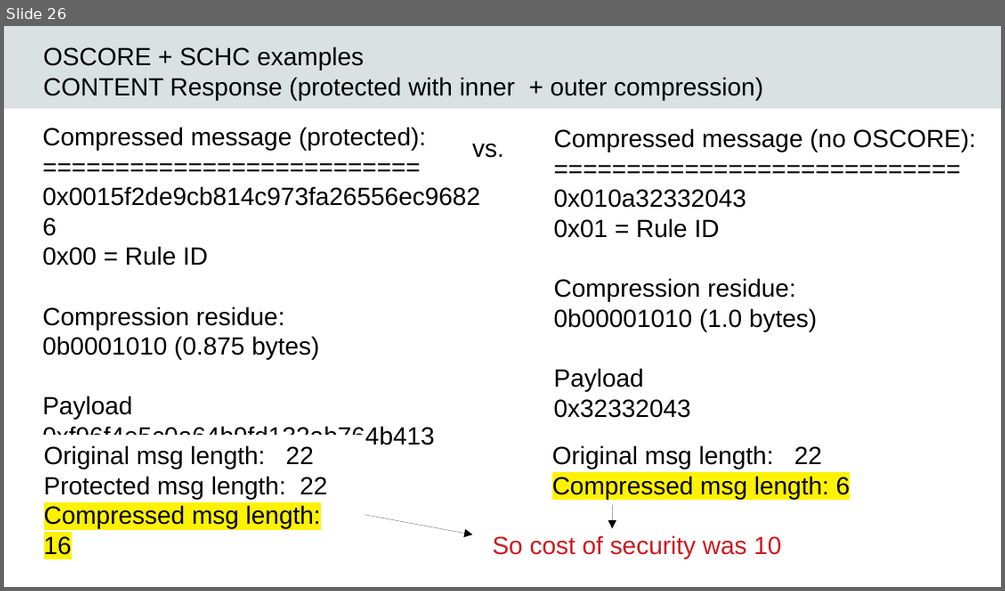
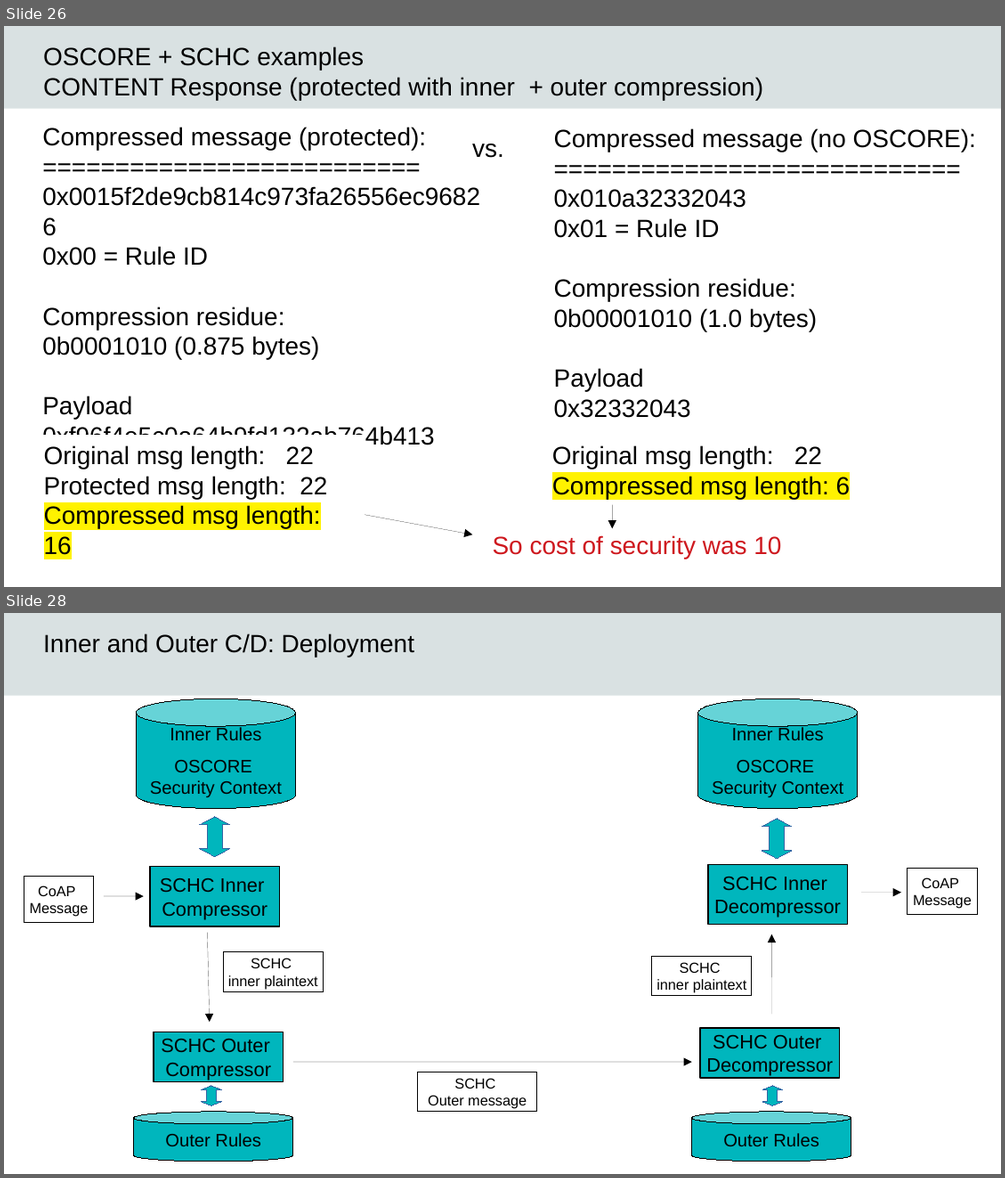
Before and after one commit to randreasen/oscoreslides, a slide deck: oscore_slides.odp. Shown one above the other, each under a label of ours: slide 26 before the commit, slides 26 and 28 after it; the slides between them are not shown. The pictures are 1005x591 and 1005x1178 pixels, drawn with LibreOffice and Linux fonts; fonts in the diff are those of the drawing; background and template pictures are left out. Boxes give left, top, right and bottom in pixels: in the first picture for what was removed or moved away, otherwise in the second. Text is boxed around its words. In the diff, an @@ line names an element or a change of style, - is before the commit and + after.

Commit message:
Updated oscore-schc slides

```diff
--- a/oscore_slides.odp
+++ b/oscore_slides.odp
@@ slide 28 added at <box>4,613,1001,1174</box>, background #FFFFFF; not listed: 1 template element that a slide beside it also shows @@
@@ text added at <box>43,633,414,657</box>, 18 pt, text #000000 @@
+Inner and Outer C/D: Deployment
@@ cylinder added at <box>136,698,295,809</box>, fill #00B6BD, outline #000000 0 pt, 13 pt, text #000000 @@
+Inner Rules
+OSCORE
+Security Context
@@ cylinder added at <box>698,698,858,809</box>, fill #00B6BD, outline #000000 0 pt, 13 pt, text #000000 @@
+Inner Rules
+OSCORE
+Security Context
@@ left right arrow added at <box>200,816,229,856</box>, fill #00B6BD, outline #3465A4 0 pt @@
@@ left right arrow added at <box>761,819,792,859</box>, fill #00B6BD, outline #3465A4 0 pt @@
@@ rectangle added at <box>24,876,94,922</box>, fill #FFFFFF, outline #000000 0 pt, 10.5 pt, text #000000 @@
+CoAP
+Message
@@ rectangle added at <box>150,866,279,926</box>, fill #00B6BD, outline #000000 0.99 pt, 14 pt, text #000000 @@
+SCHC Inner
+Compressor
@@ rectangle added at <box>708,864,848,924</box>, fill #00B6BD, outline #000000 0.99 pt, 14 pt, text #000000 @@
+SCHC Inner
+Decompressor
@@ rectangle added at <box>907,868,977,914</box>, fill #FFFFFF, outline #000000 0 pt, 10.5 pt, text #000000 @@
+CoAP
+Message
@@ arrow added from (104, 896) to (144, 896), #000000 0 pt @@
@@ arrow added from (861, 892) to (901, 892), #000000 0 pt @@
@@ arrow added from (207, 932) to (210, 1022), #000000 0 pt @@
@@ rectangle added at <box>223,952,323,992</box>, fill #FFFFFF, outline #000000 0 pt, 10.5 pt, text #000000 @@
+SCHC
+inner plaintext
@@ rectangle added at <box>652,956,752,996</box>, fill #FFFFFF, outline #000000 0 pt, 10.5 pt, text #000000 @@
+SCHC
+inner plaintext
@@ arrow added from (771, 1013) to (771, 934), #000000 0 pt @@
@@ rectangle added at <box>154,1031,283,1081</box>, fill #00B6BD, outline #000000 0.99 pt, 14 pt, text #000000 @@
+SCHC Outer
+Compressor
@@ rectangle added at <box>700,1028,840,1078</box>, fill #00B6BD, outline #000000 0.99 pt, 14 pt, text #000000 @@
+SCHC Outer
+Decompressor
@@ arrow added from (293, 1062) to (692, 1062), #000000 0 pt @@
@@ left right arrow added at <box>202,1086,221,1105</box>, fill #00B6BD, outline #3465A4 0 pt @@
@@ rectangle added at <box>418,1071,537,1111</box>, fill #FFFFFF, outline #000000 0 pt, 10.5 pt, text #000000 @@
+SCHC
+Outer message
@@ left right arrow added at <box>762,1086,783,1105</box>, fill #00B6BD, outline #3465A4 0 pt @@
@@ cylinder added at <box>134,1111,293,1161</box>, fill #00B6BD, outline #000000 0 pt, 13 pt, text #000000 @@
+Outer Rules
@@ cylinder added at <box>692,1111,851,1161</box>, fill #00B6BD, outline #000000 0 pt, 13 pt, text #000000 @@
+Outer Rules
```
Also in this commit, not shown: 3 slides changed, 9 other slides added, 1 other file.
